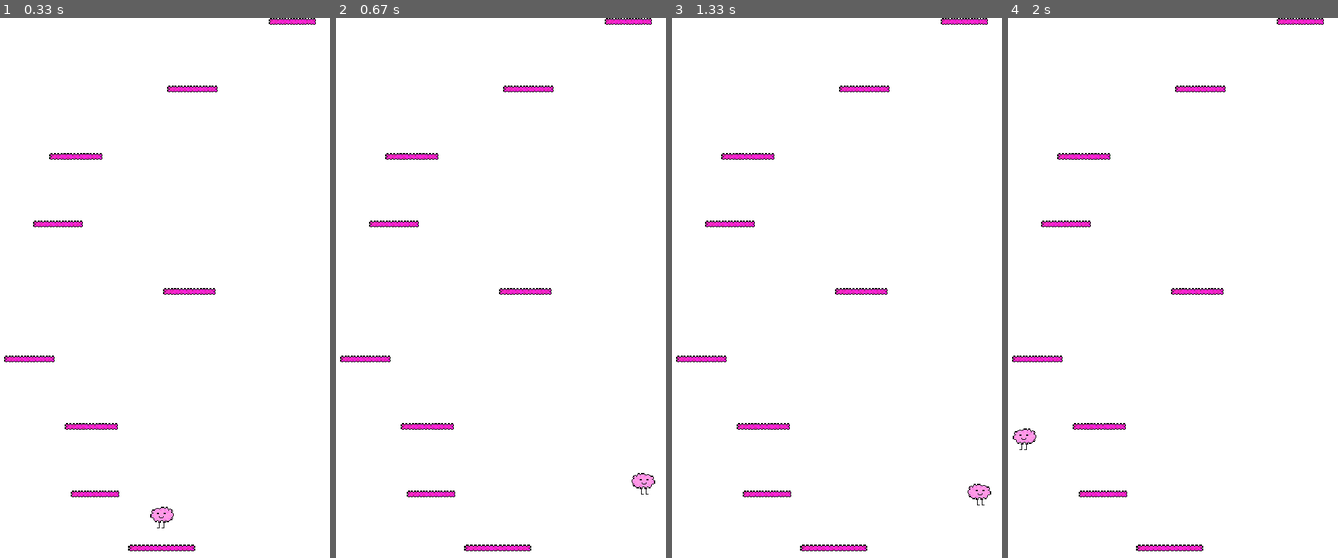
Above: before the commit, frames 1-4 (left to right).
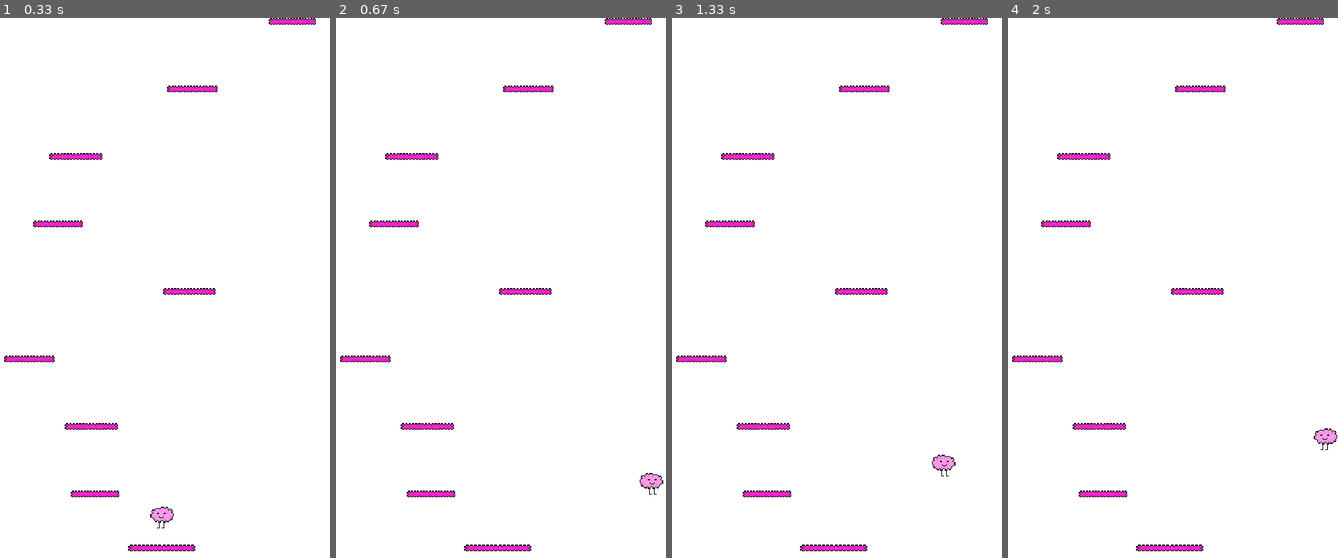
Above: after the commit, the same moments.

Repository: rico-0989903/WP1-BrainmanJump
Game: pygame game, started from game.py
The game is run twice, just before and just after one commit, with the same random seed, the same clock (stepped at 60 frames per second) and the same inputs.
Inputs:
- Up to frame 1 (0.33 s): no input
- Up to frame 2 (0.67 s): hold D from 0.33 s (still down)
- Up to frame 3 (1.33 s): release D at 0.8 s; hold D 0.83-1.3 s
- Up to frame 4 (2 s): hold A 1.33-1.87 s; hold A from 1.9 s (still down)

Frame 1 is identical in both runs. In frame 2, 0.2% of the frame differs, in the area x 89-100%, y 84-89%; in frame 3, 0.3%, in the area x 78-97%, y 80-91%; in frame 4, 0.3%.

Commit message:
side switch added

Diff:
--- a/game.py
+++ b/game.py
@@ -75,10 +75,10 @@
         self.rect.y += self.dy
 
         #Corrects border collision
-        if self.rect.left - SPEED < 0:
-            self.MoveRight()
-        if self.rect.right + SPEED > SCREEN_WIDTH:
-            self.MoveLeft()
+        if self.rect.x < 0:
+            self.rect.x = SCREEN_WIDTH
+        if self.rect.x > SCREEN_WIDTH:
+            self.rect.x = 0
         if self.rect.bottom + self.dy > SCREEN_HEIGT:
             self.JumpUp()
 
